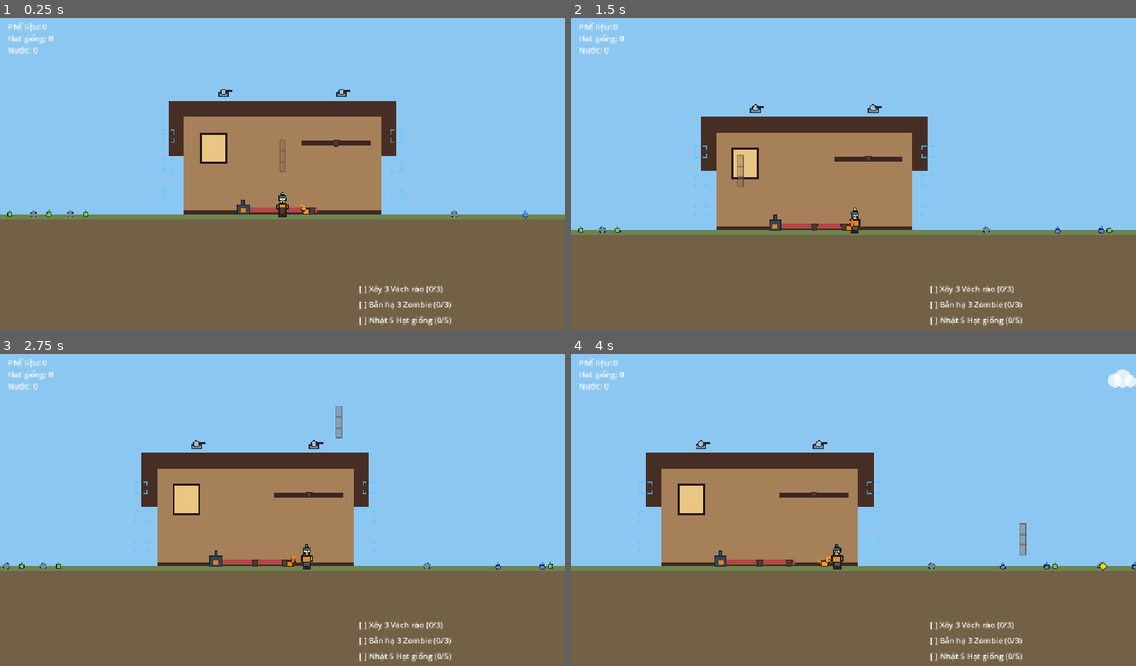
Above: before the commit, frames 1-4 (two rows, left to right).
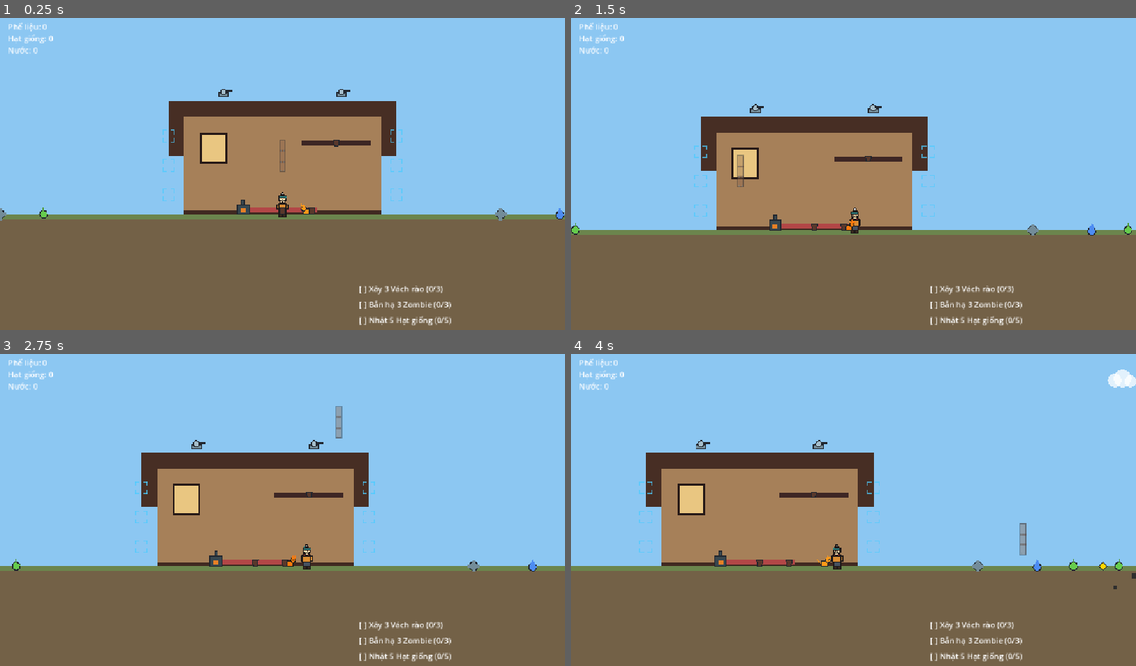
Above: after the commit, the same moments.

Repository: vuphamhocvienmatma/insomnia-dark-war
Game: Godot game, scene res://scenes/main_level.tscn
Two runs of this game, one before a commit and one after it. Both use one fixed random seed, a clock stepped at 60 frames per second and the inputs below.
Inputs (mouse positions are in pixels of both pictures, inside the frame that each line leads up to):
- Up to frame 1 (0.25 s): no input
- Up to frame 2 (1.5 s): move the mouse to (977, 155) at 0.52 s; press the mouse at (977, 155) at 0.53 s; hold Right (ui_right) 0.53-1.28 s; move the mouse to (740, 186) at 1.27 s; release the mouse at (740, 186) at 1.28 s; hold Left (ui_left) from 1.28 s (still down); tap E (interact) at 1.35 s
- Up to frame 3 (2.75 s): move the mouse to (339, 438) at 2.02 s; release Left (ui_left) at 2.03 s; press the mouse at (339, 438) at 2.03 s; hold Right (ui_right) from 2.03 s (still down)
- Up to frame 4 (4 s): move the mouse to (825, 572) at 2.77 s; release the mouse at (825, 572) at 2.78 s; tap E (interact) at 2.85 s; move the mouse to (1023, 553) at 3.52 s; release Right (ui_right) at 3.53 s; press the mouse at (1023, 553) at 3.53 s; hold Left (ui_left) from 3.53 s (still down)

The runs differ from the first frame. In frame 1, 0.3% of the frame differs, in the area x 0-100%, y 60-66%; in frame 2, 0.3%; in frame 3, 0.3%; in frame 4, 0.3%.

Commit message:
clean yard: 26 scrap outside |x|<420, 8 rocks, bigger scrap icons, moon color fix

Diff:
--- a/insomnia-in-the-dark-war/scripts/art_night_sky.gd
+++ b/insomnia-in-the-dark-war/scripts/art_night_sky.gd
@@ -2,7 +2,7 @@
 
 const MOON_POS := Vector2(-600.0, -260.0)
 const MOON_RADIUS: float = 26.0
-const MOON_COLOR := Color(0.95, 0.93, 0.75, 1.0)
+const MOON_COLOR := Color(0.95, 0.93, 0.78, 1.0)
 const MOON_BORDER_COLOR := Color(0.7, 0.65, 0.5, 1.0)
 const STAR_COLOR := Color(0.9, 0.95, 1.0, 0.9)
 const STAR_SIZE: float = 2.0
--- a/insomnia-in-the-dark-war/scripts/art_scrap.gd
+++ b/insomnia-in-the-dark-war/scripts/art_scrap.gd
@@ -11,19 +11,19 @@
 
 func _draw() -> void:
 	if _type == "seed":
-		draw_circle(Vector2(0.0, 0.0), 5.0, Color(0.4, 0.8, 0.3))
-		_draw_circle_outline(Vector2.ZERO, 5.0, OUTLINE)
-		draw_line(Vector2(0.0, -5.0), Vector2(0.0, -10.0), Color(0.3, 0.6, 0.2), 2.0)
+		draw_circle(Vector2(0.0, 0.0), 8.0, Color(0.4, 0.8, 0.3))
+		_draw_circle_outline(Vector2.ZERO, 8.0, OUTLINE)
+		draw_line(Vector2(0.0, -8.0), Vector2(0.0, -15.0), Color(0.3, 0.6, 0.2), 2.0)
 	elif _type == "water":
-		draw_circle(Vector2(0.0, 2.0), 5.0, Color(0.3, 0.55, 0.95))
-		_draw_circle_outline(Vector2(0.0, 2.0), 5.0, OUTLINE)
-		draw_polygon([Vector2(-4.0, -2.0), Vector2(4.0, -2.0), Vector2(0.0, -10.0)], [Color(0.3, 0.55, 0.95), Color(0.3, 0.55, 0.95), Color(0.3, 0.55, 0.95)])
+		draw_circle(Vector2(0.0, 2.0), 8.0, Color(0.3, 0.55, 0.95))
+		_draw_circle_outline(Vector2(0.0, 2.0), 8.0, OUTLINE)
+		draw_polygon([Vector2(-6.0, -3.0), Vector2(6.0, -3.0), Vector2(0.0, -14.0)], [Color(0.3, 0.55, 0.95), Color(0.3, 0.55, 0.95), Color(0.3, 0.55, 0.95)])
 	else:
-		draw_circle(Vector2.ZERO, 6.0, METAL)
-		_draw_circle_outline(Vector2.ZERO, 6.0, OUTLINE)
+		draw_circle(Vector2.ZERO, 9.0, METAL)
+		_draw_circle_outline(Vector2.ZERO, 9.0, OUTLINE)
 		for i in 4:
 			var a := TAU * float(i) / 4.0
-			draw_rect(Rect2(cos(a) * 6.0 - 2.0, sin(a) * 6.0 - 2.0, 4.0, 4.0), METAL)
+			draw_rect(Rect2(cos(a) * 9.0 - 3.0, sin(a) * 9.0 - 3.0, 6.0, 6.0), METAL)
 
 func _draw_circle_outline(c: Vector2, rad: float, col: Color) -> void:
 	var pts := PackedVector2Array()
--- a/insomnia-in-the-dark-war/scripts/level_setup.gd
+++ b/insomnia-in-the-dark-war/scripts/level_setup.gd
@@ -18,6 +18,7 @@
 	_spawn_turrets()
 	_spawn_scrap_field()
 	_spawn_relics()
+	_spawn_ground_details()
 	_create_night_sky()
 
 	if SaveManager:
@@ -56,14 +57,14 @@
 		add_child(turret)
 
 func _spawn_scrap_field() -> void:
-	var scrap_count: int = 40
+	var scrap_count: int = 26
 	var types: Array[String] = ["scrap", "seed", "water"]
 	for i in scrap_count:
 		var x: float
 		if randf() < 0.5:
-			x = randf_range(-1200.0, -320.0)
+			x = randf_range(-1150.0, -420.0)
 		else:
-			x = randf_range(320.0, 1200.0)
+			x = randf_range(420.0, 1150.0)
 		var pos := Vector2(x, GROUND_Y)
 		var scrap := SCRAP_SCENE.instantiate() as Node2D
 		scrap.position = pos
@@ -80,11 +81,25 @@
 		relic.set("relic_type", relic_types[i])
 		add_child(relic)
 
+func _spawn_ground_details() -> void:
+	for i in 8:
+		var rock := ColorRect.new()
+		var s := randf_range(6.0, 14.0)
+		rock.size = Vector2(s, s)
+		var side := -1.0 if randf() < 0.5 else 1.0
+		rock.position = Vector2(side * randf_range(500.0, 1150.0), randf_range(10.0, 80.0))
+		if randf() < 0.5:
+			rock.color = Color(0.18, 0.18, 0.18, 1.0)
+		else:
+			rock.color = Color(0.25, 0.25, 0.25, 1.0)
+		rock.z_index = -8
+		add_child(rock)
+
 func _create_night_sky() -> void:
 	_night_sky = Node2D.new()
 	_night_sky.name = "NightSky"
 	_night_sky.visible = false
-	_night_sky.z_index = -8
+	_night_sky.z_index = -9
 	_night_sky.set_script(NIGHT_SKY_SCRIPT)
 	add_child(_night_sky)
 
